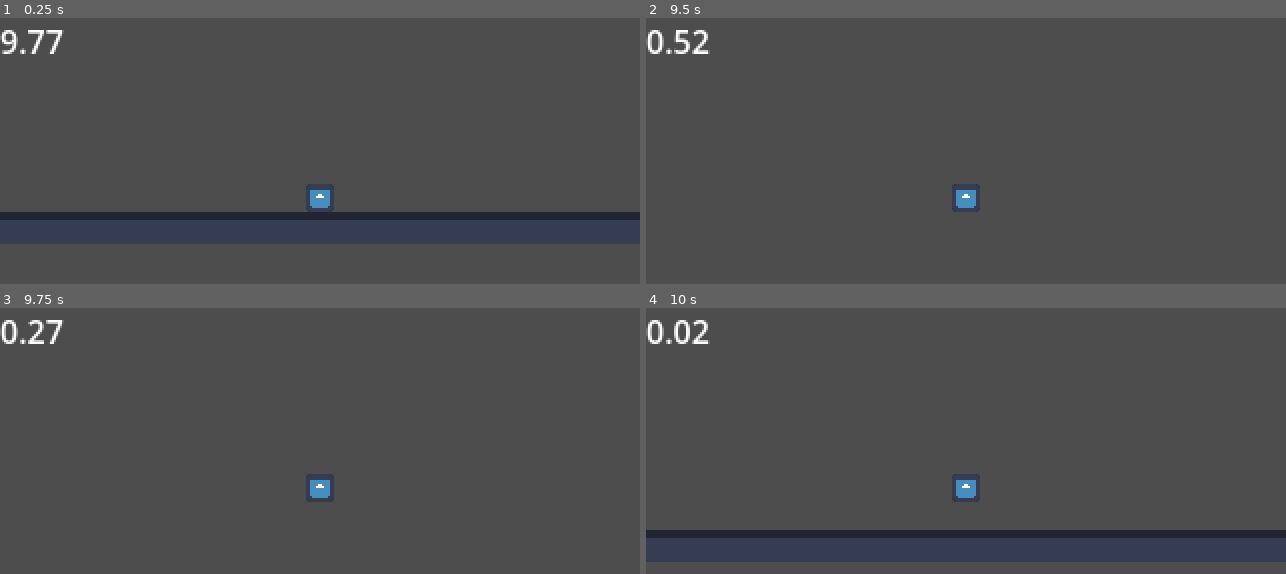
Above: before the commit, frames 1-4 (two rows, left to right).
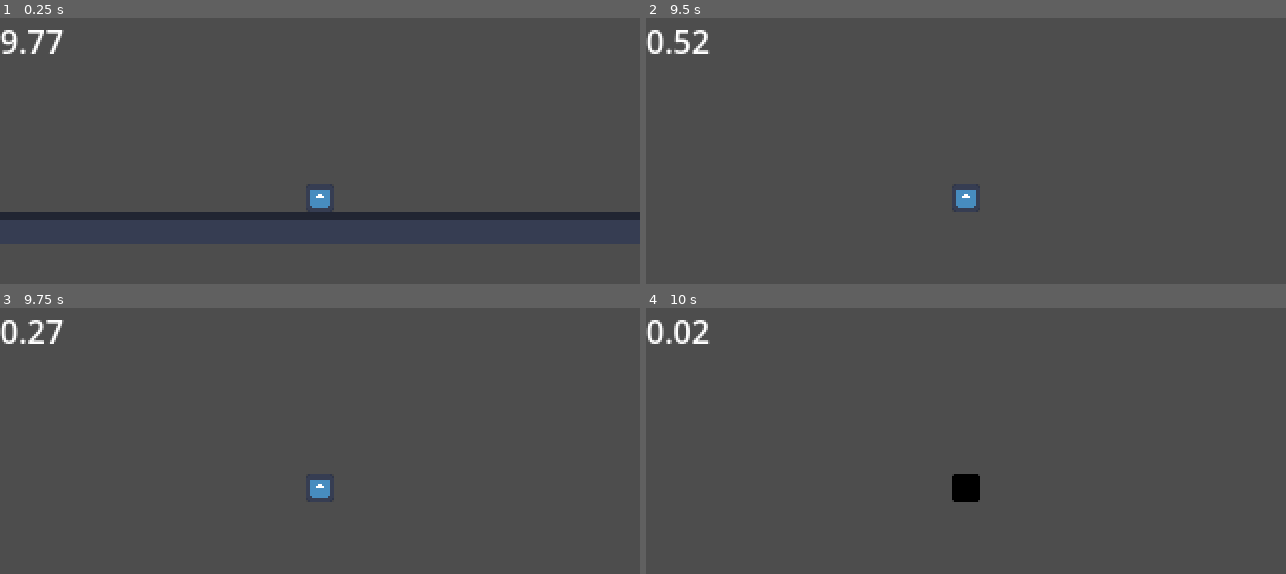
Above: after the commit, the same moments.

Repository: mannireis/gmtk
Game: Godot game, scene res://scenes/levels/testing.tscn
Two runs of this game, one before a commit and one after it. Both use one fixed random seed, a clock stepped at 60 frames per second and the inputs below. The engine's default icon, where the game draws it, is replaced by a stand-in: a white triangle on a blue panel in a dark square.
Inputs (mouse positions are in pixels of both pictures, inside the frame that each line leads up to):
- Up to frame 1 (0.25 s): no input
- Up to frame 2 (9.5 s): tap Enter at 0.5 s; move the mouse to (1106, 180) at 0.52 s; hold D (Right) 0.53-2.03 s; tap Alt every 1.5 s from 0.6 to 8.1 s; click (1106, 180) at 0.67 s; tap Space (Jump) at 0.77, 1.52, 3.02, 3.77, 4.52, 6.02, 6.77, 7.52, 9.02 s; move the mouse to (838, 214) at 1.27 s; tap Shift every 1.5 s from 1.35 to 8.85 s; move the mouse to (1030, 119) at 2.02 s; hold A (Left) 2.03-2.78 s; move the mouse to (934, 270) at 2.77 s; hold D (Right) 2.78-4.28 s; click (934, 270) at 2.92 s; move the mouse to (1158, 252) at 3.52 s; move the mouse to (774, 143) at 4.27 s; hold A (Left) 4.28-5.03 s; move the mouse to (998, 198) at 5.02 s; hold D (Right) 5.03-5.78 s; click (998, 198) at 5.17 s; move the mouse to (870, 108) at 5.77 s; hold A (Left) 5.78-7.28 s; move the mouse to (1106, 180) at 6.52 s; move the mouse to (838, 214) at 7.27 s; hold D (Right) from 7.28 s (still down); click (838, 214) at 7.42 s; move the mouse to (1030, 119) at 8.02 s; move the mouse to (934, 270) at 8.77 s
- Up to frame 3 (9.75 s): move the mouse to (512, 542) at 9.52 s; release D (Right) at 9.53 s; hold A (Left) from 9.53 s (still down); tap Alt at 9.6 s; click (512, 542) at 9.67 s
- Up to frame 4 (10 s): keep holding A (Left); tap Space (Jump) at 9.77 s

Frames 1-3 are identical in both runs. In frame 4, 3.5% of the frame differs, in the area x 0-100%, y 62-87%.

Commit message:
fix: prevent insane speeds for pushing against blocks

Diff:
--- a/scripts/level/base_level.gd
+++ b/scripts/level/base_level.gd
@@ -23,6 +23,8 @@
 
 
 func _on_death_timer_timeout() -> void:
+	player._spawn_corpse()
+	await get_tree().create_timer(0.05).timeout
 	player._respawn()
 
 
--- a/scripts/plaer/main.gd
+++ b/scripts/plaer/main.gd
@@ -15,6 +15,7 @@
 const max_speed: float = 120.0
 const accelaration: float = 8.0
 const friction: float = 10.0
+const push_force: float = 100.0
 
 var coyote_time_activated: bool = false
 
@@ -59,25 +60,29 @@
 
 	move_and_slide()
 
+	var pushed_bodies: Array[RigidBody2D] = []
 	for i in get_slide_collision_count():
 		var collision = get_slide_collision(i)
 		var collider = collision.get_collider()
 
-		if collider is RigidBody2D:
-			collider.apply_central_impulse(-collision.get_normal() * 14)
+		if collider is RigidBody2D and not collider in pushed_bodies:
+			var push_dir = -collision.get_normal()
+			push_dir.y = 0
+			collider.apply_central_impulse(push_dir.normalized() * push_force * delta * 60.0)
+			pushed_bodies.append(collider)
+
 
 
 func _spawn_corpse() -> void:
 	# We need to create a scene that is called corpse that is a RigidBody2D and then spawn that scene in the players location - maddy [X]
-	# players location works but please don't spawn it there lmao - it blasts it away lol, instead we need to send a signal to main
+	var death_pos = global_position
 	print("spawning corpse")
 	var corpse = corpse_scene.instantiate()
-	corpse.global_position = global_position
+	corpse.global_position = death_pos
 	get_parent().add_child(corpse)
 
 
 func _respawn() -> void:
-	_spawn_corpse()
 	global_position = spawn_point
 	velocity = Vector2.ZERO
 	player_respawned.emit()
